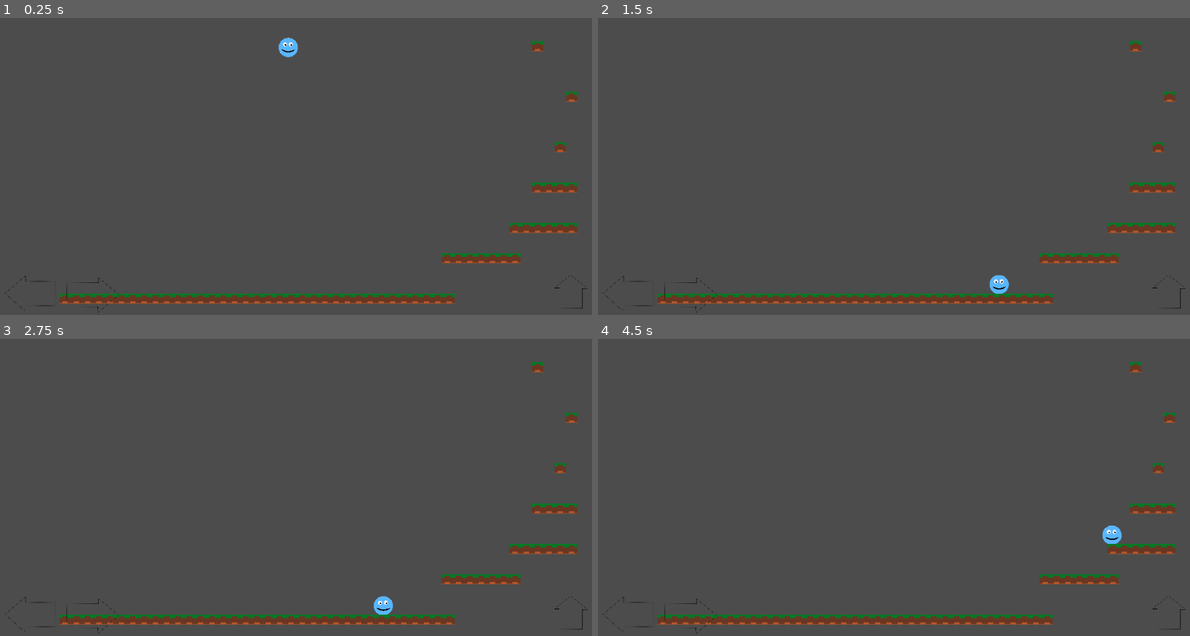
Above: before the commit, frames 1-4 (two rows, left to right).
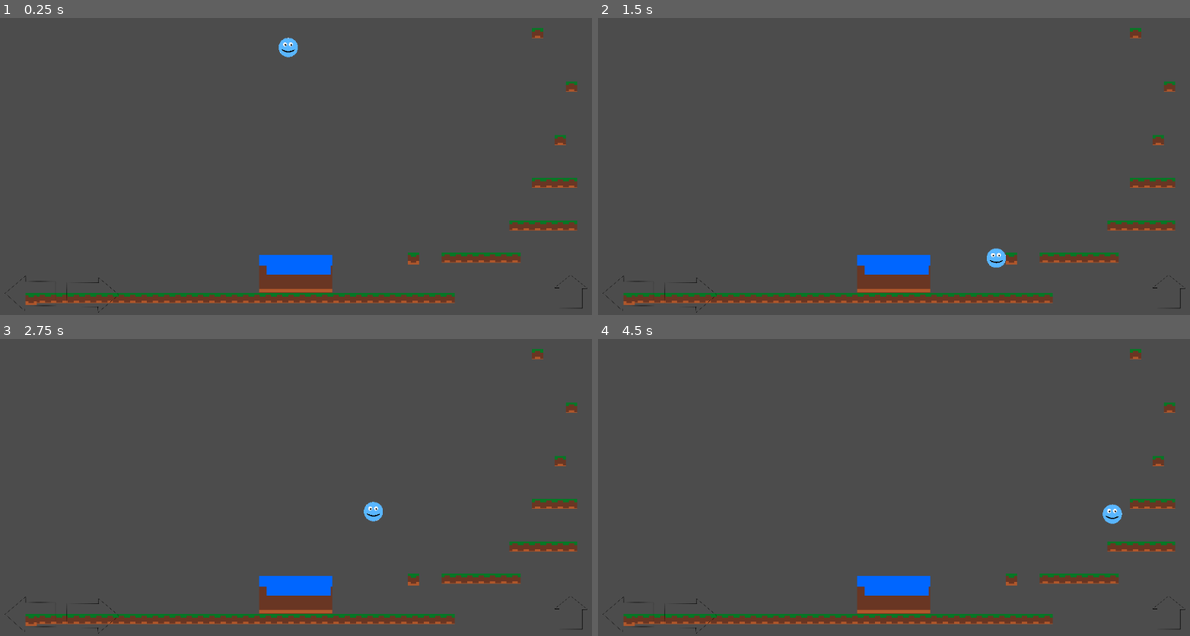
Above: after the commit, the same moments.

Repository: mitchdmarino/IceHot_2D_platform
Game: Godot game, scene res://Main.tscn
The game is run twice, just before and just after one commit, with the same random seed, the same clock (stepped at 60 frames per second) and the same inputs.
Inputs:
- Up to frame 1 (0.25 s): no input
- Up to frame 2 (1.5 s): hold Right (ui_right) from 0.53 s (still down); tap Up (ui_up) at 0.77 s
- Up to frame 3 (2.75 s): tap Up (ui_up) at 1.52 s; release Right (ui_right) at 2.03 s; hold Left (ui_left) from 2.03 s (still down)
- Up to frame 4 (4.5 s): release Left (ui_left) at 2.78 s; hold Right (ui_right) 2.78-4.28 s; tap Up (ui_up) at 3.02, 3.77 s; hold Left (ui_left) from 4.28 s (still down)

The runs differ from the first frame. In frame 1, 3.7% of the frame differs, in the area x 4-98%, y 3-97%; in frame 2, 4.1%; in frame 3, 4.1%; in frame 4, 4.1%.

Commit message:
Adds Waterway and player detection

Diff:
--- a/FirePlayer.tscn
+++ b/FirePlayer.tscn
@@ -1,6 +1,6 @@
 [gd_scene load_steps=3 format=2]
 
-[ext_resource path="res://art/FireSprite.png" type="Texture" id=1]
+[ext_resource path="res://art/sprites/FireSprite.png" type="Texture" id=1]
 
 [sub_resource type="CircleShape2D" id=1]
 radius = 17.0294
--- a/HUD.tscn
+++ b/HUD.tscn
@@ -1,9 +1,9 @@
 [gd_scene load_steps=6 format=2]
 
-[ext_resource path="res://HUD.gd" type="Script" id=1]
-[ext_resource path="res://art/ui_arrows_left.png" type="Texture" id=2]
-[ext_resource path="res://art/ui_arrows_right.png" type="Texture" id=3]
-[ext_resource path="res://art/ui_arrows_up.png" type="Texture" id=4]
+[ext_resource path="res://scripts/HUD.gd" type="Script" id=1]
+[ext_resource path="res://art/HUD/ui_arrows_left.png" type="Texture" id=2]
+[ext_resource path="res://art/HUD/ui_arrows_right.png" type="Texture" id=3]
+[ext_resource path="res://art/HUD/ui_arrows_up.png" type="Texture" id=4]
 
 [sub_resource type="CanvasItemMaterial" id=1]
 
--- a/IcePlayer.tscn
+++ b/IcePlayer.tscn
@@ -1,7 +1,7 @@
 [gd_scene load_steps=4 format=2]
 
-[ext_resource path="res://art/IceSprite.png" type="Texture" id=1]
-[ext_resource path="res://IcePlayer.gd" type="Script" id=2]
+[ext_resource path="res://art/sprites/IceSprite.png" type="Texture" id=1]
+[ext_resource path="res://scripts/IcePlayer.gd" type="Script" id=2]
 
 [sub_resource type="CircleShape2D" id=1]
 radius = 16.0312
--- a/Main.tscn
+++ b/Main.tscn
@@ -1,28 +1,33 @@
-[gd_scene load_steps=5 format=2]
+[gd_scene load_steps=6 format=2]
 
 [ext_resource path="res://IcePlayer.tscn" type="PackedScene" id=1]
 [ext_resource path="res://TileMap.tscn" type="PackedScene" id=2]
 [ext_resource path="res://HUD.tscn" type="PackedScene" id=3]
-[ext_resource path="res://Main.gd" type="Script" id=4]
+[ext_resource path="res://scripts/Main.gd" type="Script" id=4]
+[ext_resource path="res://WaterWay.tscn" type="PackedScene" id=5]
 
 [node name="Main" type="Node"]
 script = ExtResource( 4 )
-
-[node name="IcePlayer" parent="." instance=ExtResource( 1 )]
-position = Vector2( 499, 123 )
 
 [node name="HUD" parent="." instance=ExtResource( 3 )]
 
 [node name="Floor" parent="." instance=ExtResource( 2 )]
 position = Vector2( 114, 581 )
-tile_data = PoolIntArray( -3, 1, 0, -2, 6, 0, -1, 6, 0, -65536, 536870912, 0, -65535, 536870912, 0, -65534, 0, 0, -65533, 536870912, 0, -65532, 0, 0, -65531, 536870912, 0, -65530, 536870912, 0, -65529, 536870912, 0, -65528, 536870912, 0, -65527, 536870912, 0, -65526, 536870912, 0, -65525, 536870912, 0, -65524, 536870912, 0, -65523, 536870912, 0, -65522, 536870912, 0, -65521, 536870912, 0, -65520, 536870912, 0, -65519, 536870912, 0, -65518, 536870912, 0, -65517, 536870912, 0, -65516, 536870912, 0, -65515, 536870912, 0, -65514, 536870912, 0, -65513, 536870912, 0, -65512, 536870912, 0, -65511, 536870912, 0, -65510, 536870912, 0, -65509, 53687 …(163 unchanged characters)…
+tile_data = PoolIntArray( -3, 1, 0, -2, 0, 0, -1, 0, 0, -65536, 536870912, 0, -65535, 536870912, 0, -65534, 0, 0, -65533, 536870912, 0, -65532, 0, 0, -65531, 536870912, 0, -65530, 536870912, 0, -65529, 536870912, 0, -65528, 536870912, 0, -65527, 536870912, 0, -65526, 536870912, 0, -65525, 536870912, 0, -65524, 536870912, 0, -65523, 536870912, 0, -65522, 536870912, 0, -65521, 536870912, 0, -65520, 536870912, 0, -65519, 536870912, 0, -65518, 536870912, 0, -65517, 536870912, 0, -65516, 536870912, 0, -65515, 0, 0, -65514, 0, 0, -65513, 0, 0, -65512, 0, 0, -65511, 0, 0, -65510, 536870912, 0, -65509, 53687 …(163 unchanged characters)…
 
 [node name="FloatingPlatform" parent="." instance=ExtResource( 2 )]
 position = Vector2( 757, 513 )
 tile_data = PoolIntArray( -1441784, 536870912, 0, -1114101, 536870912, 0, -786422, 536870912, 0, -524280, 536870912, 0, …(368 unchanged characters)…
+
+[node name="WaterWay" parent="." instance=ExtResource( 5 )]
+position = Vector2( 192, 127 )
+
+[node name="IcePlayer" parent="." instance=ExtResource( 1 )]
+position = Vector2( 499, 123 )
 
 [connection signal="jump" from="HUD" to="." method="_on_HUD_jump"]
 [connection signal="move_left" from="HUD" to="." method="_on_HUD_move_left"]
 [connection signal="move_right" from="HUD" to="." method="_on_HUD_move_right"]
 [connection signal="stop_move_left" from="HUD" to="." method="_on_HUD_stop_move_left"]
 [connection signal="stop_move_right" from="HUD" to="." method="_on_HUD_stop_move_right"]
+[connection signal="player_entered" from="WaterWay" to="." method="_on_WaterWay_player_entered"]
--- a/TileMap.tscn
+++ b/TileMap.tscn
@@ -1,9 +1,22 @@
-[gd_scene load_steps=4 format=2]
+[gd_scene load_steps=9 format=2]
 
-[ext_resource path="res://art/FireIce_tilemap3..png" type="Texture" id=1]
+[ext_resource path="res://art/tiles/FireIce_tilemap3..png" type="Texture" id=1]
+[ext_resource path="res://art/tiles/IceHot_tiles20..png" type="Texture" id=2]
 
 [sub_resource type="ConvexPolygonShape2D" id=5]
 points = PoolVector2Array( 18.9738, 17, 0, 17, 0.232498, 1.41829, 18.9671, 1.09528 )
+
+[sub_resource type="ConvexPolygonShape2D" id=6]
+points = PoolVector2Array( 19, 19.9374, 0.0712433, 19.9374, 0.149132, 0.866913, 18.9977, 0.866913 )
+
+[sub_resource type="ConvexPolygonShape2D" id=7]
+points = PoolVector2Array( 0.0892487, 4.18757, 0.16713, 4.18757, 3.12682, 4.18757, 3.12682, 8.70499, 18.782, 8.62711, 19, 19, 0.0892487, 19 )
+
+[sub_resource type="ConvexPolygonShape2D" id=8]
+points = PoolVector2Array( 0.214493, 8.93865, 0.214493, 8.93865, 20, 8.93865, 19.9977, 19, 0.0587234, 19 )
+
+[sub_resource type="ConvexPolygonShape2D" id=9]
+points = PoolVector2Array( 0.209023, 9.00842, 0.209023, 9.00842, 16.9546, 8.93054, 17.1104, 3.86791, 18.9018, 3.86791, 19, 18.9779, 0.0532455, 19 )
 
 [sub_resource type="TileSet" id=4]
 0/name = "FireIce_tilemap3..png 0"
@@ -27,10 +40,94 @@
 "shape_transform": Transform2D( 1, 0, 0, 1, 0, 0 )
 } ]
 0/z_index = 0
+1/name = "IceHot_tiles20..png 1"
+1/texture = ExtResource( 2 )
+1/tex_offset = Vector2( 0, 0 )
+1/modulate = Color( 1, 1, 1, 1 )
+1/region = Rect2( 33, 14, 19, 20 )
+1/tile_mode = 0
+1/occluder_offset = Vector2( 0, 0 )
+1/navigation_offset = Vector2( 0, 0 )
+1/shape_offset = Vector2( 0, 0 )
+1/shape_transform = Transform2D( 1, 0, 0, 1, 0, 0 )
+1/shape = SubResource( 6 )
+1/shape_one_way = false
+1/shape_one_way_margin = 1.0
+1/shapes = [ {
+"autotile_coord": Vector2( 0, 0 ),
+"one_way": false,
+"one_way_margin": 1.0,
+"shape": SubResource( 6 ),
+"shape_transform": Transform2D( 1, 0, 0, 1, 0, 0 )
+} ]
+1/z_index = 0
+2/name = "IceHot_tiles20..png 2"
+2/texture = ExtResource( 2 )
+2/tex_offset = Vector2( 0, 0 )
+2/modulate = Color( 1, 1, 1, 1 )
+2/region = Rect2( 22, 44, 19, 19 )
+2/tile_mode = 0
+2/occluder_offset = Vector2( 0, 0 )
+2/navigation_offset = Vector2( 0, 0 )
+2/shape_offset = Vector2( 0, 0 )
+2/shape_transform = Transform2D( 1, 0, 0, 1, 0, 0 )
+2/shape = SubResource( 7 )
+2/shape_one_way = false
+2/shape_one_way_margin = 1.0
+2/shapes = [ {
+"autotile_coord": Vector2( 0, 0 ),
+"one_way": false,
+"one_way_margin": 1.0,
+"shape": SubResource( 7 ),
+"shape_transform": Transform2D( 1, 0, 0, 1, 0, 0 )
+} ]
+2/z_index = 0
+3/name = "IceHot_tiles20..png 3"
+3/texture = ExtResource( 2 )
+3/tex_offset = Vector2( 0, 0 )
+3/modulate = Color( 1, 1, 1, 1 )
+3/region = Rect2( 32, 44, 20, 19 )
+3/tile_mode = 0
+3/occluder_offset = Vector2( 0, 0 )
+3/navigation_offset = Vector2( 0, 0 )
+3/shape_offset = Vector2( 0, 0 )
+3/shape_transform = Transform2D( 1, 0, 0, 1, 0, 0 )
+3/shape = SubResource( 8 )
+3/shape_one_way = false
+3/shape_one_way_margin = 1.0
+3/shapes = [ {
+"autotile_coord": Vector2( 0, 0 ),
+"one_way": false,
+"one_way_margin": 1.0,
+"shape": SubResource( 8 ),
+"shape_transform": Transform2D( 1, 0, 0, 1, 0, 0 )
+} ]
+3/z_index = 0
+4/name = "IceHot_tiles20..png 4"
+4/texture = ExtResource( 2 )
+4/tex_offset = Vector2( 0, 0 )
+4/modulate = Color( 1, 1, 1, 1 )
+4/region = Rect2( 44, 44, 19, 19 )
+4/tile_mode = 0
+4/occluder_offset = Vector2( 0, 0 )
+4/navigation_offset = Vector2( 0, 0 )
+4/shape_offset = Vector2( 0, 0 )
+4/shape_transform = Transform2D( 1, 0, 0, 1, 0, 0 )
+4/shape = SubResource( 9 )
+4/shape_one_way = false
+4/shape_one_way_margin = 1.0
+4/shapes = [ {
+"autotile_coord": Vector2( 0, 0 ),
+"one_way": false,
+"one_way_margin": 1.0,
+"shape": SubResource( 9 ),
+"shape_transform": Transform2D( 1, 0, 0, 1, 0, 0 )
+} ]
+4/z_index = 0
 
 [node name="TileMap" type="TileMap"]
 position = Vector2( 459, 299 )
 tile_set = SubResource( 4 )
-cell_size = Vector2( 19, 17 )
+cell_size = Vector2( 19, 18 )
 format = 1
-tile_data = PoolIntArray( -3, 1, 0, -2, 6, 0, -1, 6, 0, -65536, 0, 0, -65535, 536870912, 0, -65534, 0, 0, -65533, 536870912, 0, -65532, 0, 0, -65531, 536870912, 0, -65530, 536870912, 0 )
+tile_data = PoolIntArray( -1, 1, 0, -65536, 2, 0, -65535, 3, 0, -65534, 4, 0, -65533, 1, 0 )
--- /dev/null
+++ b/WaterWay.tscn
@@ -0,0 +1,26 @@
+[gd_scene load_steps=3 format=2]
+
+[ext_resource path="res://art/tiles/IceHot_waterTemplate.png" type="Texture" id=1]
+[ext_resource path="res://scripts/WaterWay.gd" type="Script" id=2]
+
+[node name="WaterWay" type="RigidBody2D"]
+mode = 1
+script = ExtResource( 2 )
+
+[node name="Sprite" type="Sprite" parent="."]
+position = Vector2( 320, 404 )
+texture = ExtResource( 1 )
+
+[node name="CollisionPolygon2D" type="CollisionPolygon2D" parent="."]
+position = Vector2( 268, 425 )
+polygon = PoolVector2Array( -9, 9, -9, -33, 2, -33, 3, -22, 109, -21, 110, -33, 114, -33, 113, 11 )
+
+[node name="Area2D" type="Area2D" parent="."]
+collision_mask = 0
+
+[node name="CollisionPolygon2D" type="CollisionPolygon2D" parent="Area2D"]
+position = Vector2( 269, 382 )
+polygon = PoolVector2Array( -10, -10, 113, -10, 114, 9, 109, 9, 110, 22, 1, 22, -1, 9, -9, 9 )
+
+[connection signal="area_entered" from="Area2D" to="." method="_on_Area2D_area_entered"]
+[connection signal="body_entered" from="Area2D" to="." method="_on_Area2D_body_entered"]
--- a/Main.gd
+++ b/scripts/Main.gd
@@ -32,3 +32,7 @@
 	$IcePlayer.jump = true
 	yield(get_tree().create_timer(0.3), "timeout")
 	$IcePlayer.jump = false
+
+
+func _on_WaterWay_player_entered():
+	$IcePlayer.jump=true
--- /dev/null
+++ b/scripts/WaterWay.gd
@@ -0,0 +1,14 @@
+extends RigidBody2D
+
+signal player_entered
+
+# Called when the node enters the scene tree for the first time.
+func _ready():
+	pass # Replace with function body.
+
+func _on_Area2D_area_entered(area):
+	emit_signal("player_entered")
+
+
+func _on_Area2D_body_entered(body):
+	emit_signal("player_entered")
Renamed: art/ui_arrows.png -> art/HUD/ui_arrows.png
Not shown, changed: art/HUD/ui_arrows.png.import
Renamed: art/ui_arrows_left.png -> art/HUD/ui_arrows_left.png
Not shown, changed: art/HUD/ui_arrows_left.png.import
Renamed: art/ui_arrows_right.png -> art/HUD/ui_arrows_right.png
Not shown, changed: art/HUD/ui_arrows_right.png.import
Renamed: art/ui_arrows_up.png -> art/HUD/ui_arrows_up.png
Not shown, changed: art/HUD/ui_arrows_up.png.import
Renamed: art/FireSprite.png -> art/sprites/FireSprite.png
Not shown, changed: art/sprites/FireSprite.png.import
Renamed: art/IceSprite.png -> art/sprites/IceSprite.png
Not shown, changed: art/sprites/IceSprite.png.import
(and 18 more such lines)
